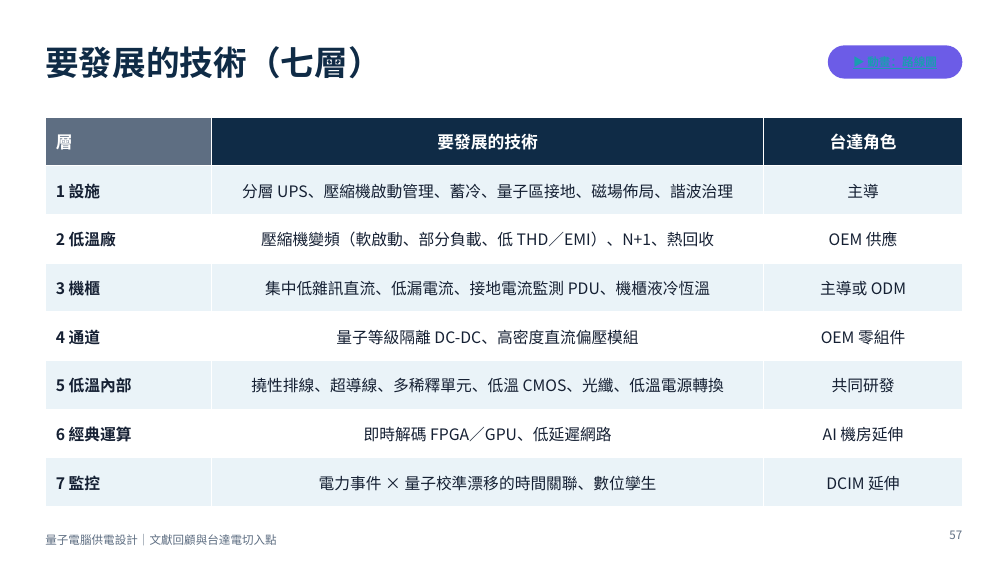
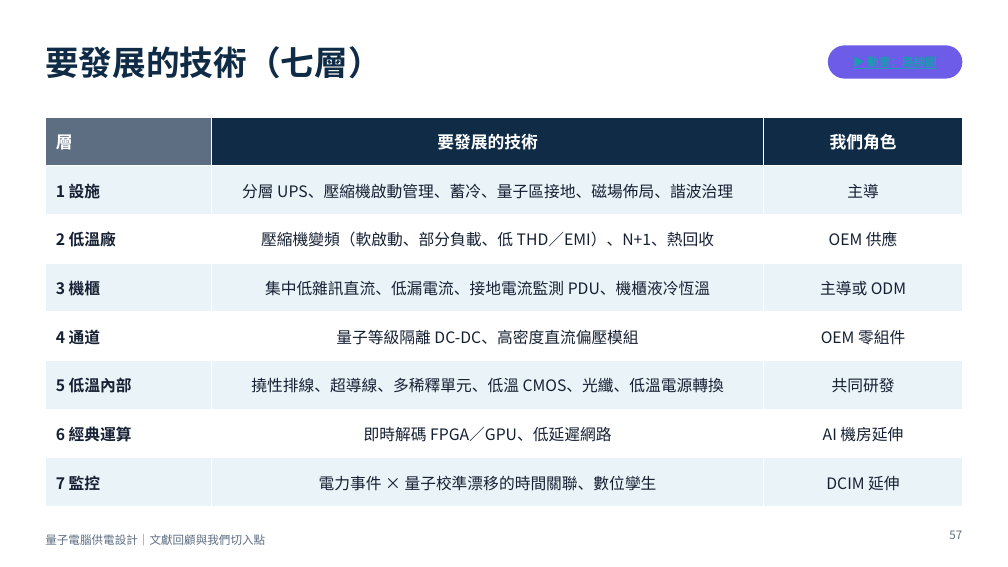
Before and after one commit to pcpcchen-coder/QuantumComputing, a slide deck: slide 57 of slides/output/qc-power-supply-delta.pptx. Drawn at 1008x567 pixels with LibreOffice and Linux fonts; fonts in the diff are those of the drawing. Boxes give left, top, right and bottom in pixels: in the first picture for what was removed or moved away, otherwise in the second. Text is boxed around its words. In the diff, an @@ line names an element or a change of style, - is before the commit and + after.

```diff
--- a/slides/output/qc-power-supply-delta.pptx
+++ b/slides/output/qc-power-supply-delta.pptx
@@ table at [45, 117, 963, 495] @@
-row 1, column 3: 台達角色
+row 1, column 3: 我們角色
@@ text at [45, 534, 265, 545]: text changed @@
-量子電腦供電設計｜文獻回顧與台達電切入點
+量子電腦供電設計｜文獻回顧與我們切入點
```
Also in this commit, not shown: 76 other slides changed, 8 other files.
